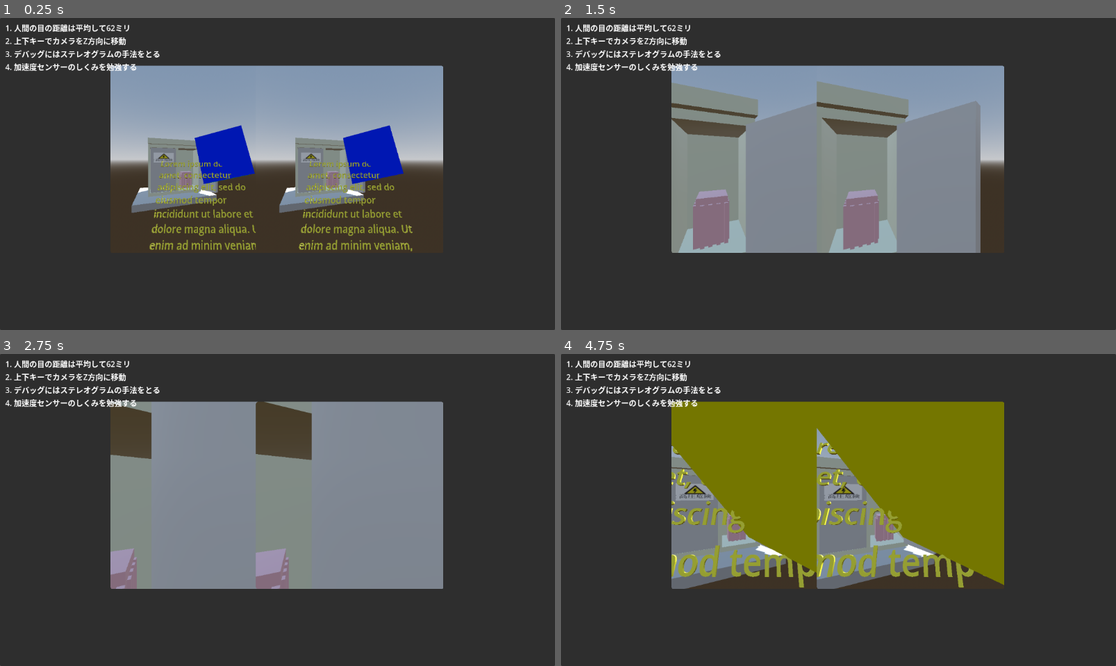
Above: before the commit, frames 1-4 (two rows, left to right).
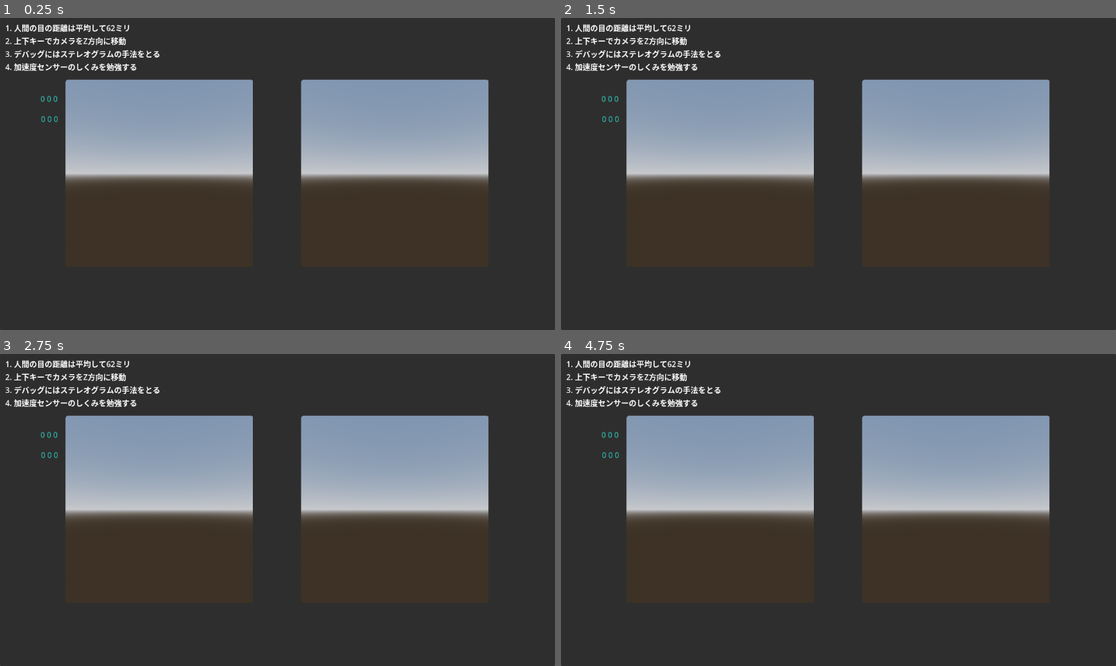
Above: after the commit, the same moments.

Repository: takuya-jazeera/VR_Godot_Jikken
Game: Godot game, scene res://Scenes/PostRender.tscn
Same seed, same stepped clock (60 frames per second), same inputs: the game is played once before the commit and once after it.
Inputs:
- Up to frame 1 (0.25 s): no input
- Up to frame 2 (1.5 s): hold Up (ui_up) 0.53-1.28 s; hold Down (ui_down) from 1.28 s (still down)
- Up to frame 3 (2.75 s): release Down (ui_down) at 2.03 s; hold Up (ui_up) from 2.03 s (still down)
- Up to frame 4 (4.75 s): tap Enter at 3.5 s; release Up (ui_up) at 3.53 s; hold Down (ui_down) from 3.53 s (still down)

The runs differ from the first frame. In frame 1, 21% of the frame differs, in the area x 7-89%, y 15-75%; in frame 2, 36%; in frame 3, 41%, in the area x 7-89%, y 15-76%; in frame 4, 39%.

Commit message:
AndroidスマホでY軸の回転を検出できるようにした

Diff:
--- /dev/null
+++ b/Scenes/Camera.tscn
@@ -0,0 +1,15 @@
+[gd_scene format=3 uid="uid://dhievvg48cuhw"]
+
+[node name="Node3D" type="Node3D"]
+
+[node name="ViewL" type="SubViewport" parent="."]
+
+[node name="CL" type="Camera3D" parent="ViewL"]
+transform = Transform3D(1, 0, 0, 0, 1, 0, 0, 0, 1, 0.031, 0, 0)
+top_level = true
+
+[node name="ViewR" type="SubViewport" parent="."]
+
+[node name="CR" type="Camera3D" parent="ViewR"]
+transform = Transform3D(1, 0, 0, 0, 1, 0, 0, 0, 1, -0.031, 0, 0)
+top_level = true
--- a/Scenes/Main.tscn
+++ b/Scenes/Main.tscn
@@ -1,58 +1,30 @@
-[gd_scene load_steps=11 format=3 uid="uid://beuygc2mv8n3k"]
+[gd_scene load_steps=6 format=3 uid="uid://beuygc2mv8n3k"]
 
-[ext_resource type="Script" path="res://MeshInstance3D.gd" id="1_3bxel"]
-[ext_resource type="Shader" path="res://Shaders/phong.gdshader" id="1_jeg8w"]
-[ext_resource type="Script" path="res://Scripts/Main.gd" id="1_lbbga"]
-[ext_resource type="PackedScene" uid="uid://dqhijge300446" path="res://Scenes/TextScroll.tscn" id="3_gr3bs"]
-[ext_resource type="PackedScene" uid="uid://b0tx8pjfkjkrs" path="res://Models/qubicle.glb" id="4_83u2h"]
+[ext_resource type="PackedScene" uid="uid://dhievvg48cuhw" path="res://Scenes/Camera.tscn" id="1_mmjdk"]
+[ext_resource type="PackedScene" uid="uid://b0tx8pjfkjkrs" path="res://Models/qubicle.glb" id="2_7uaxd"]
 
-[sub_resource type="ProceduralSkyMaterial" id="ProceduralSkyMaterial_7ldiq"]
+[sub_resource type="ProceduralSkyMaterial" id="ProceduralSkyMaterial_jp1op"]
 sky_horizon_color = Color(0.64625, 0.65575, 0.67075, 1)
 ground_horizon_color = Color(0.64625, 0.65575, 0.67075, 1)
 
-[sub_resource type="Sky" id="Sky_bt85u"]
-sky_material = SubResource("ProceduralSkyMaterial_7ldiq")
+[sub_resource type="Sky" id="Sky_5gk7a"]
+sky_material = SubResource("ProceduralSkyMaterial_jp1op")
 
-[sub_resource type="Environment" id="Environment_5ew1h"]
+[sub_resource type="Environment" id="Environment_mv1ng"]
 background_mode = 2
-sky = SubResource("Sky_bt85u")
+sky = SubResource("Sky_5gk7a")
 tonemap_mode = 2
 
-[sub_resource type="ShaderMaterial" id="ShaderMaterial_70fgw"]
-render_priority = 0
-shader = ExtResource("1_jeg8w")
-shader_parameter/color_in = null
-
-[sub_resource type="BoxMesh" id="BoxMesh_rucvd"]
-material = SubResource("ShaderMaterial_70fgw")
-
 [node name="Main" type="Node3D"]
-script = ExtResource("1_lbbga")
 
 [node name="WorldEnvironment" type="WorldEnvironment" parent="."]
-environment = SubResource("Environment_5ew1h")
+environment = SubResource("Environment_mv1ng")
 
 [node name="DirectionalLight3D" type="DirectionalLight3D" parent="."]
-transform = Transform3D(-0.866025, -0.433013, 0.25, 0, 0.5, 0.866025, -0.5, 0.75, -0.433013, 0, 0, 0)
+transform = Transform3D(-0.866023, -0.433016, 0.250001, 0, 0.499998, 0.866027, -0.500003, 0.749999, -0.43301, 0, 0, 0)
 shadow_enabled = true
 
-[node name="ViewL" type="SubViewport" parent="."]
+[node name="Camera" parent="." instance=ExtResource("1_mmjdk")]
 
-[node name="CL" type="Camera3D" parent="ViewL"]
-transform = Transform3D(1, 0, 0, 0, 1, 0, 0, 0, 1, 0.031, 0, 0)
-
-[node name="ViewR" type="SubViewport" parent="."]
-
-[node name="CR" type="Camera3D" parent="ViewR"]
-transform = Transform3D(1, 0, 0, 0, 1, 0, 0, 0, 1, -0.031, 0, 0)
-
-[node name="MeshInstance3D" type="MeshInstance3D" parent="."]
-transform = Transform3D(1, 0, 0, 0, 1, 0, 0, 0, 1, 0, 0, -1.94876)
-mesh = SubResource("BoxMesh_rucvd")
-script = ExtResource("1_3bxel")
-
-[node name="Node3D" parent="." instance=ExtResource("3_gr3bs")]
-transform = Transform3D(1, 0, 0, 0, 0.930418, 0.366501, 0, -0.366501, 0.930418, 0, 0, -2.945)
-
-[node name="qubicle" parent="." instance=ExtResource("4_83u2h")]
-transform = Transform3D(-0.22961, 0, 0.559871, 0, 0.606, 0, -0.554328, 0, -0.231906, -1.217, -1.285, -5.072)
+[node name="qubicle" parent="." instance=ExtResource("2_7uaxd")]
+transform = Transform3D(-0.147809, 0, 0.989016, 0, 1, 0, -0.989016, 0, -0.147809, 0.505828, -1.06746, -5.06165)
--- a/Scenes/PostRender.tscn
+++ b/Scenes/PostRender.tscn
@@ -9,6 +9,9 @@
 
 [sub_resource type="ShaderMaterial" id="ShaderMaterial_dak7w"]
 shader = ExtResource("2_scgpo")
+
+[sub_resource type="LabelSettings" id="LabelSettings_h1nx1"]
+font_color = Color(0.184314, 0.658824, 0.611765, 1)
 
 [node name="PostRender" type="Node2D"]
 script = ExtResource("1_x02kn")
@@ -29,8 +32,6 @@
 offset_right = 40.0
 offset_bottom = 40.0
 
-[node name="Main" parent="." instance=ExtResource("3_owkpa")]
-
 [node name="Label" type="Label" parent="."]
 offset_left = 11.0
 offset_top = 8.0
@@ -41,4 +42,27 @@
 3. デバッグにはステレオグラムの手法をとる
 4. 加速度センサーのしくみを勉強する"
 
+[node name="grav" type="Label" parent="."]
+offset_left = 84.0
+offset_top = 156.0
+offset_right = 124.0
+offset_bottom = 179.0
+label_settings = SubResource("LabelSettings_h1nx1")
+
+[node name="gyro" type="Label" parent="."]
+offset_left = 85.0
+offset_top = 198.0
+offset_right = 125.0
+offset_bottom = 221.0
+label_settings = SubResource("LabelSettings_h1nx1")
+
+[node name="Main" parent="." instance=ExtResource("3_owkpa")]
+
+[node name="theta" type="Label" parent="."]
+offset_left = 94.0
+offset_top = 278.0
+offset_right = 134.0
+offset_bottom = 301.0
+label_settings = SubResource("LabelSettings_h1nx1")
+
 [connection signal="draw" from="." to="." method="_on_draw"]
--- a/Scenes/TextScroll.tscn
+++ b/Scenes/TextScroll.tscn
@@ -1,23 +1,13 @@
-[gd_scene load_steps=4 format=3 uid="uid://dqhijge300446"]
+[gd_scene format=3 uid="uid://dqhijge300446"]
 
-[ext_resource type="Script" path="res://Scripts/TextScroll.gd" id="1_cjb70"]
+[node name="Cam" type="Node3D"]
 
-[sub_resource type="StandardMaterial3D" id="StandardMaterial3D_rhcpm"]
-albedo_color = Color(0.913725, 0.894118, 0.262745, 1)
+[node name="ViewL" type="SubViewport" parent="."]
 
-[sub_resource type="TextMesh" id="TextMesh_bdbur"]
-material = SubResource("StandardMaterial3D_rhcpm")
-text = "Lorem ipsum dolor sit amet, consectetur adipiscing elit, sed do eiusmod tempor incididunt ut labore et dolore magna aliqua. Ut enim ad minim veniam, quis nostrud exercitation ullamco laboris nisi ut aliquip ex ea commodo consequat. Duis aute irure dolor in reprehenderit in voluptate velit esse cillum dolore eu fugiat nulla pariatur. Excepteur sint occaecat cupidatat non proident, sunt in culpa qui officia deserunt mollit anim id est laborum."
-horizontal_alignment = 0
-vertical_alignment = 0
-autowrap_mode = 2
-depth = 0.01
-width = 200.0
-offset = Vector2(-0.155, 0)
+[node name="CL" type="Camera3D" parent="ViewL"]
+transform = Transform3D(1, 0, 0, 0, 1, 0, 0, 0, 1, 0.031, 0, 0)
 
-[node name="Node3D" type="Node3D"]
-script = ExtResource("1_cjb70")
+[node name="ViewR2" type="SubViewport" parent="."]
 
-[node name="MeshInstance3D" type="MeshInstance3D" parent="."]
-transform = Transform3D(1, 0, 0, 0, 1, 0, 0, 0, 1, -0.846, 0, 0)
-mesh = SubResource("TextMesh_bdbur")
+[node name="CR" type="Camera3D" parent="ViewR2"]
+transform = Transform3D(1, 0, 0, 0, 1, 0, 0, 0, 1, -0.031, 0, 0)
--- a/Scripts/Main.gd
+++ b/Scripts/Main.gd
@@ -1,16 +1,17 @@
 extends Node3D
 
-var cameras = [];
+#var cameras = [];
+@onready var cam = $Camera
 
 # Called when the node enters the scene tree for the first time.
 func _ready():
-	cameras.append($ViewL/CL)
-	cameras.append($ViewR/CR)
+	#cameras.append($Camera/ViewL/CL)
+	#cameras.append($Camera/ViewR/CR)
 	pass # Replace with function body.
 
 
 # Called every frame. 'delta' is the elapsed time since the previous frame.
 func _process(delta):
 	var x = Input.get_axis("ui_down","ui_up")
-	for cam in cameras :
-		cam.position -= x * 0.1 * Vector3(0.0,0.0,1.0)
+	#for cam in cameras :
+	#position -= x * 0.1 * Vector3(0.0,0.0,1.0)
--- a/Scripts/PostRender.gd
+++ b/Scripts/PostRender.gd
@@ -3,6 +3,11 @@
 @onready var panel = $Panel
 @onready var view_height = get_window().size.y * 0.6
 @onready var margin_horizontal = get_window().size.x * 0.1
+@onready var debug_label = $grav
+@onready var debug_gyro = $gyro
+@onready var debug_theta = $theta
+
+var theta = 0.0
 
 # Called when the node enters the scene tree for the first time.
 func _ready():
@@ -12,22 +17,34 @@
 
 # Called every frame. 'delta' is the elapsed time since the previous frame.
 func _process(delta):
-	pass
+	var grav = Input.get_gravity()
+	debug_label.text = str(grav.x)  + " " + str(grav.y) + " " + str(grav.z)
+	var gyro = Input.get_gyroscope()
+	debug_gyro.text = str(gyro.x) + " " + str(gyro.y) + " " + str(gyro.z)
+	debug_gyro.text = str(gyro.x) + " " + str(gyro.y) + " " + str(gyro.z)
+	theta-= gyro.y
+	$Main/Camera/ViewL/CL.quaternion = Quaternion(0.0,cos(theta*0.05),0.0,sin(theta*0.05))
+	$Main/Camera/ViewR/CR.quaternion = Quaternion(0.0,cos(theta*0.05),0.0,sin(theta*0.05))
 
 
 func _on_draw():
 	panel.size = get_window().size
-	view_height = get_window().size.y * 0.6
-	margin_horizontal = get_window().size.x * 0.2
+	view_height = panel.size.y * 0.6
+	margin_horizontal = panel.size.x * 0.1
 
 	var panel_l = panel.get_node("L")
 	var panel_r = panel.get_node("R")
 
-	panel.size = get_window().size
+
+	var half_w = panel.size.x * .5
+	panel.size = panel.size
 	panel_l.size = Vector2i(view_height,view_height)
-	panel_l.position = Vector2i(margin_horizontal,100)
+	panel_l.position = Vector2i(half_w - 50 - view_height ,panel.size.y*.2)
 	panel_r.size = Vector2i(view_height,view_height)
-	panel_r.position = Vector2i(get_window().size.x- view_height - margin_horizontal,100)
+	panel_r.position = Vector2i(half_w + 50,panel.size.y*.2)
 
-	panel_l.material.set_shader_parameter("tex",$Main/ViewL.get_texture())
-	panel_r.material.set_shader_parameter("tex",$Main/ViewR.get_texture())
+	panel_l.material.set_shader_parameter("tex",$Main/Camera/ViewL.get_texture())
+	panel_r.material.set_shader_parameter("tex",$Main/Camera/ViewR.get_texture())
+
+
+	# Input.get_gravity()
--- a/project.godot
+++ b/project.godot
@@ -22,3 +22,4 @@
 
 renderer/rendering_method="gl_compatibility"
 renderer/rendering_method.mobile="gl_compatibility"
+textures/vram_compression/import_etc2_astc=true
Not shown, changed: Models/qubicle_kouatsu.png.import
Not shown: 1 places in Scenes/PostRender.tscn that only renumber resources
Not shown, added: VR_Gekijo.apk
Not shown, added: VR_Gekijo.apk.idsig
